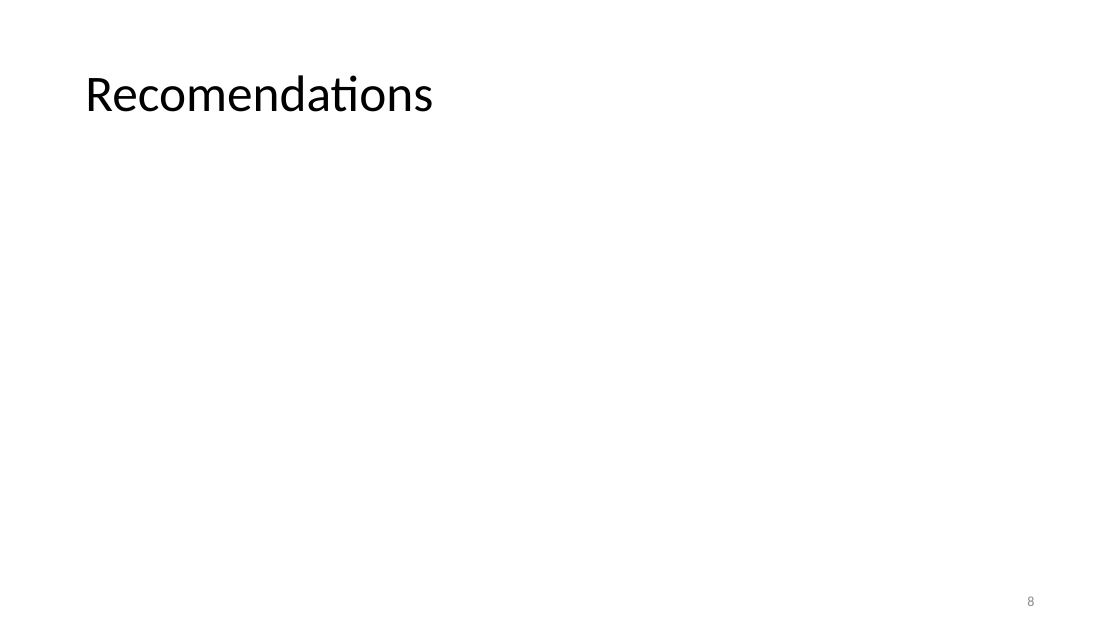
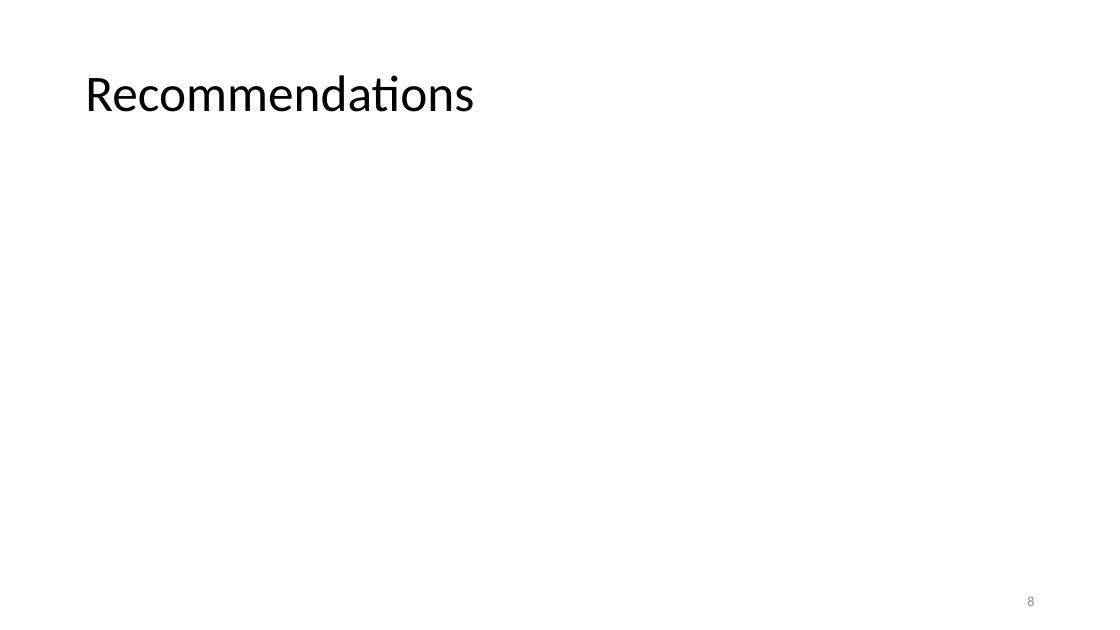
Before and after one commit to GitHub-ccd/emoJ, a slide deck: slide 8 of ppt/MOD_5.pptx. Drawn at 1120x630 pixels with LibreOffice and Linux fonts; fonts in the diff are those of the drawing; background and template pictures are left out. Boxes give left, top, right and bottom in pixels: in the first picture for what was removed or moved away, otherwise in the second. Text is boxed around its words. In the diff, an @@ line names an element or a change of style, - is before the commit and + after.

```diff
--- a/ppt/MOD_5.pptx
+++ b/ppt/MOD_5.pptx
@@ title at box(85, 75, 474, 112): text changed @@
-Recomendations
+Recommendations
```
Also in this commit, not shown: 3 other slides changed, 2 other files.
